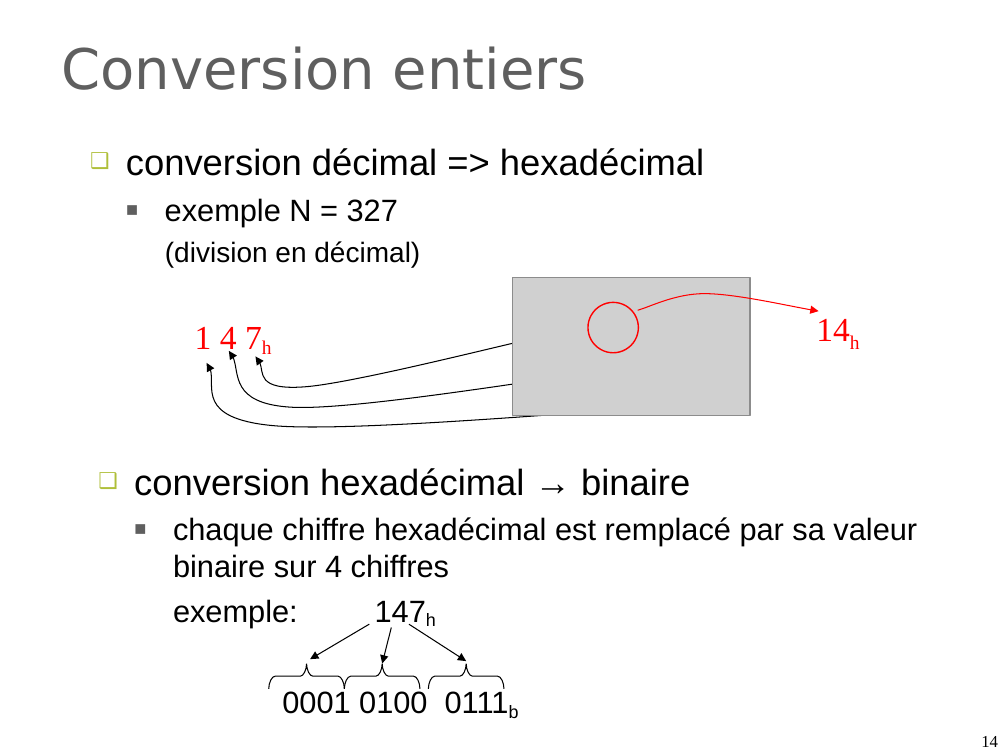
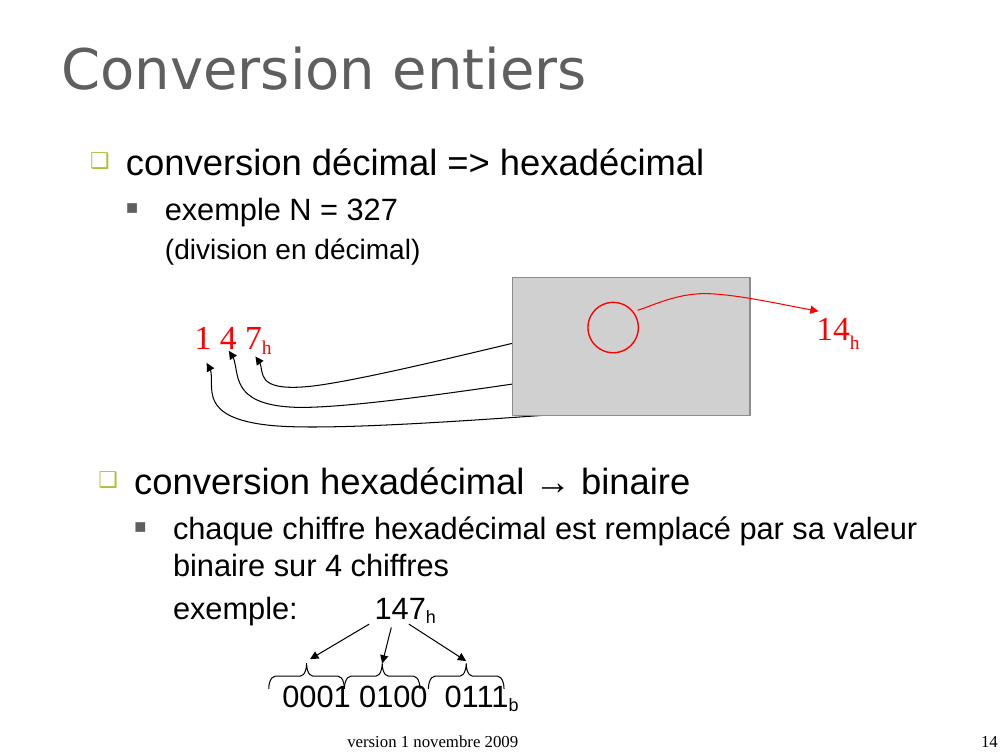
Before and after one commit to duanegris/texts, a slide deck: slide 14 of isi1/slides/3_numeration-codage.ppt. Drawn at 1008x756 pixels with LibreOffice and Linux fonts; fonts in the diff are those of the drawing; grey boxes stand for pictures; background and template pictures are left out. Boxes give left, top, right and bottom in pixels: in the first picture for what was removed or moved away, otherwise in the second. Text is boxed around its words. In the diff, an @@ line names an element or a change of style, - is before the commit and + after.

```diff
--- a/isi1/slides/3_numeration-codage.ppt
+++ b/isi1/slides/3_numeration-codage.ppt
@@ text "conversion décimal => hexadécimal" at (x1=126, y1=148, x2=704, y2=264): less space between paragraphs @@
@@ freeform shape at (x1=229, y1=351, x2=601, y2=410): outline #000000 0.74 pt to #000000 0.75 pt @@
@@ freeform shape at (x1=196, y1=363, x2=666, y2=432): outline #000000 0.74 pt to #000000 0.75 pt @@
@@ text "conversion hexadécimal → binaire" at (x1=134, y1=467, x2=917, y2=708): less space between paragraphs @@
@@ freeform shape at (x1=409, y1=624, x2=467, y2=661): outline #000000 0.74 pt to #000000 0.75 pt; outline redrawn @@
@@ freeform shape removed at (x1=269, y1=663, x2=345, y2=688) @@
@@ left brace added at (x1=269, y1=663, x2=345, y2=688), outline #000000 0.75 pt @@
@@ freeform shape removed at (x1=345, y1=663, x2=420, y2=688) @@
@@ left brace added at (x1=345, y1=663, x2=420, y2=688), outline #000000 0.75 pt @@
@@ freeform shape removed at (x1=428, y1=663, x2=504, y2=688) @@
@@ left brace added at (x1=428, y1=663, x2=504, y2=688), outline #000000 0.75 pt @@
@@ text added at (x1=347, y1=735, x2=519, y2=747), 12 pt, text #000000 @@
+version 1 novembre 2009
```
Also in this commit, not shown: 42 other slides changed, 2 slides added, 1 slide removed.
